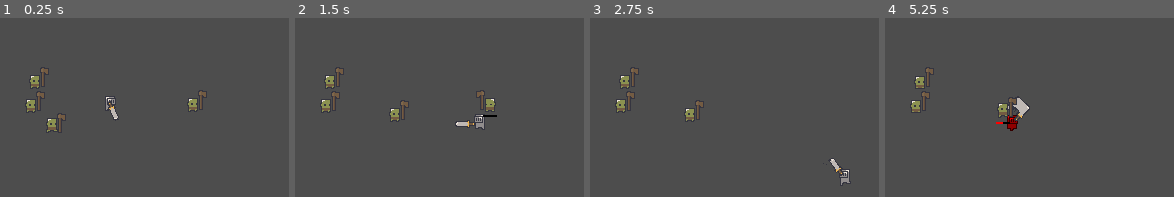
Above: before the commit, frames 1-4 (left to right).
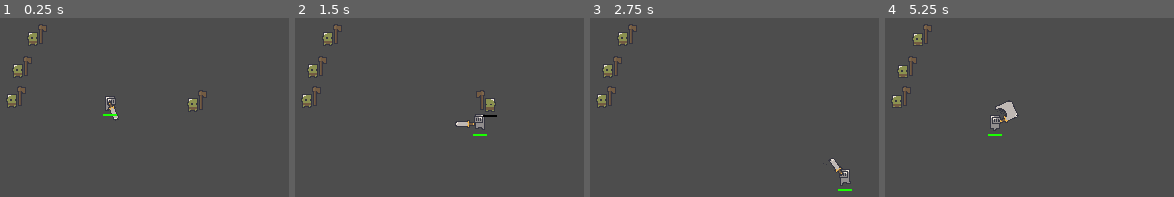
Above: after the commit, the same moments.

Repository: bbenefield89/realm-runners
Game: Godot game, scene res://Scenes/MainScene.tscn
The game is run twice, just before and just after one commit, with the same random seed, the same clock (stepped at 60 frames per second) and the same inputs.
Inputs (mouse positions are in pixels of both pictures, inside the frame that each line leads up to):
- Up to frame 1 (0.25 s): no input
- Up to frame 2 (1.5 s): move the mouse to (520, 96) at 0.52 s; hold D (walk_right) 0.53-1.28 s; click (520, 96) at 0.6 s; move the mouse to (306, 125) at 1.27 s; hold S (walk_down) from 1.28 s (still down); right-click (306, 125) at 1.35 s
- Up to frame 3 (2.75 s): move the mouse to (754, 48) at 2.02 s; release S (walk_down) at 2.03 s; hold D (walk_right) from 2.03 s (still down); click (754, 48) at 2.1 s
- Up to frame 4 (5.25 s): move the mouse to (971, 168) at 2.77 s; release D (walk_right) at 2.78 s; hold W (walk_up) 2.78-3.53 s; right-click (971, 168) at 2.85 s; move the mouse to (1150, 154) at 3.52 s; hold A (walk_left) 3.53-5.03 s; click (1150, 154) at 3.6 s; move the mouse to (outside the picture) at 4.27 s; right-click (outside the picture) at 4.35 s; move the mouse to (1023, 111) at 5.02 s; hold S (walk_down) from 5.03 s (still down); click (1023, 111) at 5.1 s

The runs differ from the first frame. In frame 1, 1.5% of the frame differs, in the area x 2-41%, y 3-64%; in frame 2, 1.5%; in frame 3, 1.5%; in frame 4, 2.5%, in the area x 2-50%, y 3-66%.

Commit message:
Players now have always visible healthbar

Diff:
--- a/Prefabs/Creatures/CreatureScene.tscn
+++ b/Prefabs/Creatures/CreatureScene.tscn
@@ -1,13 +1,24 @@
-[gd_scene load_steps=3 format=3 uid="uid://dn22tsjujcpod"]
+[gd_scene load_steps=6 format=3 uid="uid://dn22tsjujcpod"]
 
 [ext_resource type="Script" path="res://Scripts/Equipment/EquipmentController.gd" id="1_hy7od"]
 [ext_resource type="Script" path="res://Scripts/Creatures/CreatureController.gd" id="1_vetry"]
 
-[node name="Creature" type="CharacterBody2D" node_paths=PackedStringArray("BodyCollisionShape", "BodySprite", "Equipment")]
+[sub_resource type="StyleBoxFlat" id="StyleBoxFlat_e0i84"]
+bg_color = Color(0, 0, 0, 1)
+
+[sub_resource type="StyleBoxFlat" id="StyleBoxFlat_ba2ga"]
+bg_color = Color(1, 0, 0, 1)
+
+[sub_resource type="Theme" id="Theme_l02sv"]
+ProgressBar/styles/background = SubResource("StyleBoxFlat_e0i84")
+ProgressBar/styles/fill = SubResource("StyleBoxFlat_ba2ga")
+
+[node name="Creature" type="CharacterBody2D" node_paths=PackedStringArray("BodyCollisionShape", "BodySprite", "Equipment", "HealthBar")]
 script = ExtResource("1_vetry")
 BodyCollisionShape = NodePath("BodyCollisionShape")
 BodySprite = NodePath("BodySprite")
 Equipment = NodePath("Equipment")
+HealthBar = NodePath("HealthBar")
 movement_speed = 50
 
 [node name="BodyCollisionShape" type="CollisionShape2D" parent="."]
@@ -17,3 +28,14 @@
 
 [node name="Equipment" type="Node2D" parent="."]
 script = ExtResource("1_hy7od")
+
+[node name="HealthBar" type="ProgressBar" parent="."]
+visible = false
+offset_left = -7.0
+offset_top = 15.0
+offset_right = 7.0
+offset_bottom = 17.0
+theme = SubResource("Theme_l02sv")
+step = 1.0
+value = 75.0
+show_percentage = false
--- a/Prefabs/Creatures/Enemies/EnemySmallScene.tscn
+++ b/Prefabs/Creatures/Enemies/EnemySmallScene.tscn
@@ -12,17 +12,7 @@
 [sub_resource type="CircleShape2D" id="CircleShape2D_gq0en"]
 radius = 10.7703
 
-[sub_resource type="StyleBoxFlat" id="StyleBoxFlat_e0i84"]
-bg_color = Color(0, 0, 0, 1)
-
-[sub_resource type="StyleBoxFlat" id="StyleBoxFlat_ba2ga"]
-bg_color = Color(1, 0, 0, 1)
-
-[sub_resource type="Theme" id="Theme_0oh7w"]
-ProgressBar/styles/background = SubResource("StyleBoxFlat_e0i84")
-ProgressBar/styles/fill = SubResource("StyleBoxFlat_ba2ga")
-
-[node name="EnemySmall" node_paths=PackedStringArray("WeaponRefPointRight", "WeaponRefPointLeft", "AggroArea", "MeleeAttackArea", "MeleeAttackTimer", "KnockbackTimer", "HealthBar") groups=["Enemy"] instance=ExtResource("1_f8q2g")]
+[node name="EnemySmall" node_paths=PackedStringArray("WeaponRefPointRight", "WeaponRefPointLeft", "AggroArea", "MeleeAttackArea", "MeleeAttackTimer", "KnockbackTimer") groups=["Enemy"] instance=ExtResource("1_f8q2g")]
 script = ExtResource("2_xhvld")
 WeaponRefPointRight = NodePath("WeaponRefPoints/Right")
 WeaponRefPointLeft = NodePath("WeaponRefPoints/Left")
@@ -30,7 +20,6 @@
 MeleeAttackArea = NodePath("MeleeAttackArea")
 MeleeAttackTimer = NodePath("Timers/MeleeAttackTimer")
 KnockbackTimer = NodePath("Timers/KnockbackTimer")
-HealthBar = NodePath("HealthBar")
 knockback_speed = 0.0
 
 [node name="BodyCollisionShape" parent="." index="0"]
@@ -64,17 +53,6 @@
 
 [node name="MeleeAttackTimer" type="Timer" parent="Timers" index="1"]
 
-[node name="HealthBar" type="ProgressBar" parent="." index="7"]
-visible = false
-offset_left = -7.0
-offset_top = 15.0
-offset_right = 7.0
-offset_bottom = 17.0
-theme = SubResource("Theme_0oh7w")
-step = 1.0
-value = 75.0
-show_percentage = false
-
 [connection signal="body_entered" from="AggroArea" to="." method="_on_AggroArea_body_entered"]
 [connection signal="body_exited" from="AggroArea" to="." method="_on_AggroArea_body_exited"]
 [connection signal="body_entered" from="MeleeAttackArea" to="." method="_on_MeleeAttackArea_body_entered"]
--- a/Prefabs/Creatures/PlayerScene.tscn
+++ b/Prefabs/Creatures/PlayerScene.tscn
@@ -116,6 +116,9 @@
 "speed": 5.0
 }]
 
+[sub_resource type="StyleBoxFlat" id="StyleBoxFlat_qh2wi"]
+bg_color = Color(0.101961, 1, 0, 1)
+
 [node name="Player" node_paths=PackedStringArray("WeaponCenterRef", "DamageFlashTimer", "DamageTimeoutTimer") instance=ExtResource("1_v82vv")]
 script = ExtResource("2_5dl5e")
 WeaponCenterRef = NodePath("WeaponCenterRef")
@@ -152,5 +155,9 @@
 [node name="DamageTimeoutTimer" type="Timer" parent="Timers" index="1"]
 one_shot = true
 
+[node name="HealthBar" parent="." index="5"]
+visible = true
+theme_override_styles/fill = SubResource("StyleBoxFlat_qh2wi")
+
 [connection signal="timeout" from="Timers/DamageFlashTimer" to="." method="_on_damage_colors_timer_timeout"]
 [connection signal="timeout" from="Timers/DamageTimeoutTimer" to="." method="_on_damage_timeout_timeout"]
--- a/Scenes/MainScene.tscn
+++ b/Scenes/MainScene.tscn
@@ -12,10 +12,10 @@
 position = Vector2(336, 133)
 
 [node name="Goblin_1" parent="." instance=ExtResource("2_81uar")]
-position = Vector2(178, 110)
+position = Vector2(176, 67)
 
 [node name="Goblin_2" parent="." instance=ExtResource("2_81uar")]
-position = Vector2(174, 134)
+position = Vector2(161, 99)
 
 [node name="Goblin_3" parent="." instance=ExtResource("2_81uar")]
-position = Vector2(184, 161)
+position = Vector2(155, 129)
--- a/Scripts/Creatures/CreatureController.gd
+++ b/Scripts/Creatures/CreatureController.gd
@@ -11,6 +11,7 @@
 @export var BodyCollisionShape: CollisionShape2D
 @export var BodySprite: AnimatedSprite2D
 @export var Equipment: EquipmentController
+@export var HealthBar: ProgressBar
 @export var stats: StatsResource
 
 @export var movement_speed: int
@@ -23,6 +24,7 @@
 	stats.owner = self
 	transition_to_life_state(LifeStates.ALIVE)
 	connect_signals()
+	set_HealthBar_values()
 
 
 func transition_to_life_state(new_state: LifeStates):
@@ -55,3 +57,10 @@
 
 func handle_taking_damage(damage: int):
 	stats.apply_damage(damage)
+	HealthBar.visible = true
+	set_HealthBar_values()
+
+
+func set_HealthBar_values():
+	HealthBar.max_value = stats.max_health
+	HealthBar.value = stats.curr_health
--- a/Scripts/Creatures/Enemies/EnemyController.gd
+++ b/Scripts/Creatures/Enemies/EnemyController.gd
@@ -21,7 +21,6 @@
 @export var MeleeAttackArea: Area2D
 @export var MeleeAttackTimer: Timer
 @export var KnockbackTimer: Timer
-@export var HealthBar: ProgressBar
 
 @export var knockback_speed: float
 
@@ -37,7 +36,6 @@
 	super._ready()
 	curr_movement_state = MovementStates.IDLE
 	curr_attack_state = AttackStates.IDLE
-	set_HealthBar_values()
 
 
 func _physics_process(_delta: float) -> void:
@@ -122,13 +120,6 @@
 func handle_taking_damage(damage: int):
 	curr_movement_state = MovementStates.KNOCKED_BACK
 	super.handle_taking_damage(damage)
-	HealthBar.visible = true
-	set_HealthBar_values()
-
-
-func set_HealthBar_values():
-	HealthBar.max_value = stats.max_health
-	HealthBar.value = stats.curr_health
 
 
 func _on_AggroArea_body_entered(body: Node2D) -> void:
Not shown: 1 places in Prefabs/Creatures/Enemies/EnemySmallScene.tscn that only renumber resources
Not shown: 1 places in Prefabs/Creatures/PlayerScene.tscn that only renumber resources
